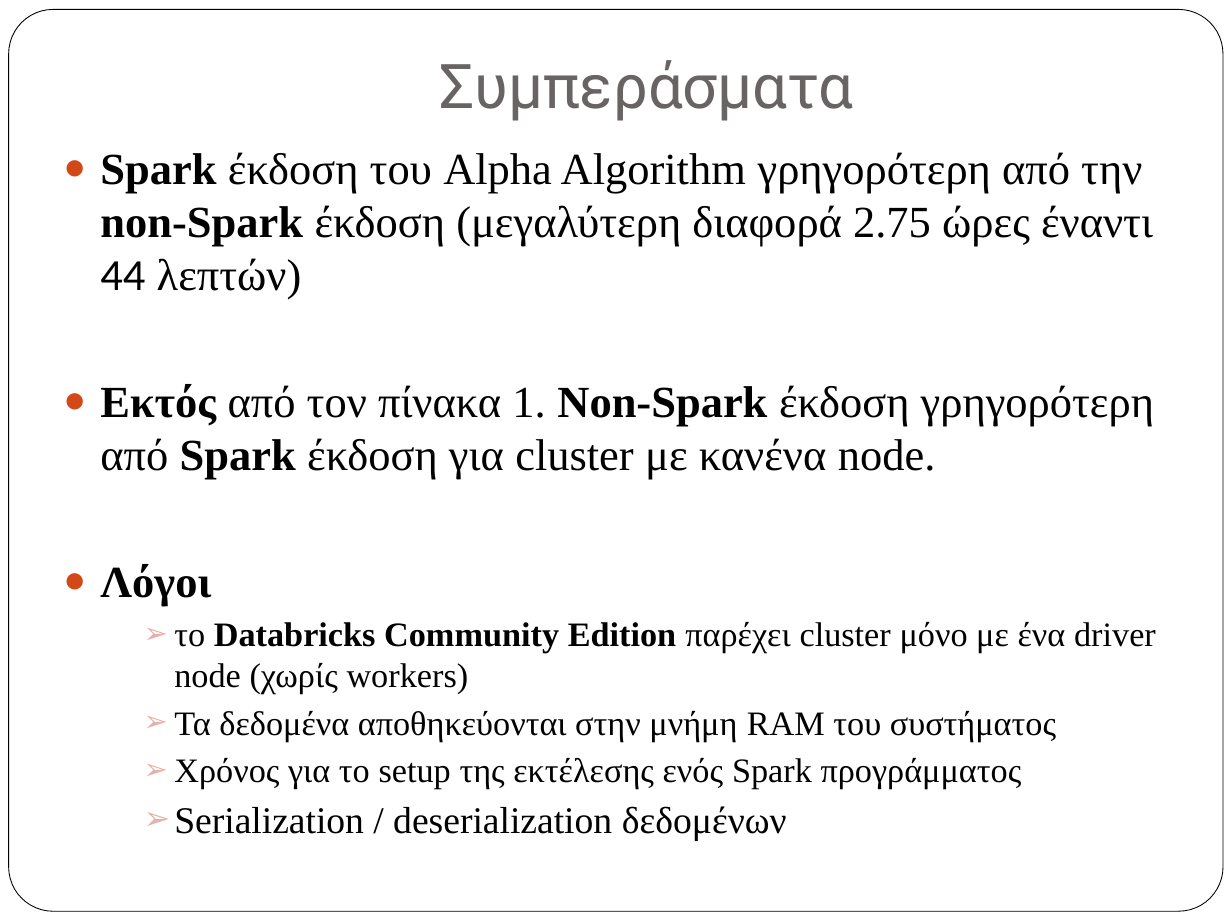
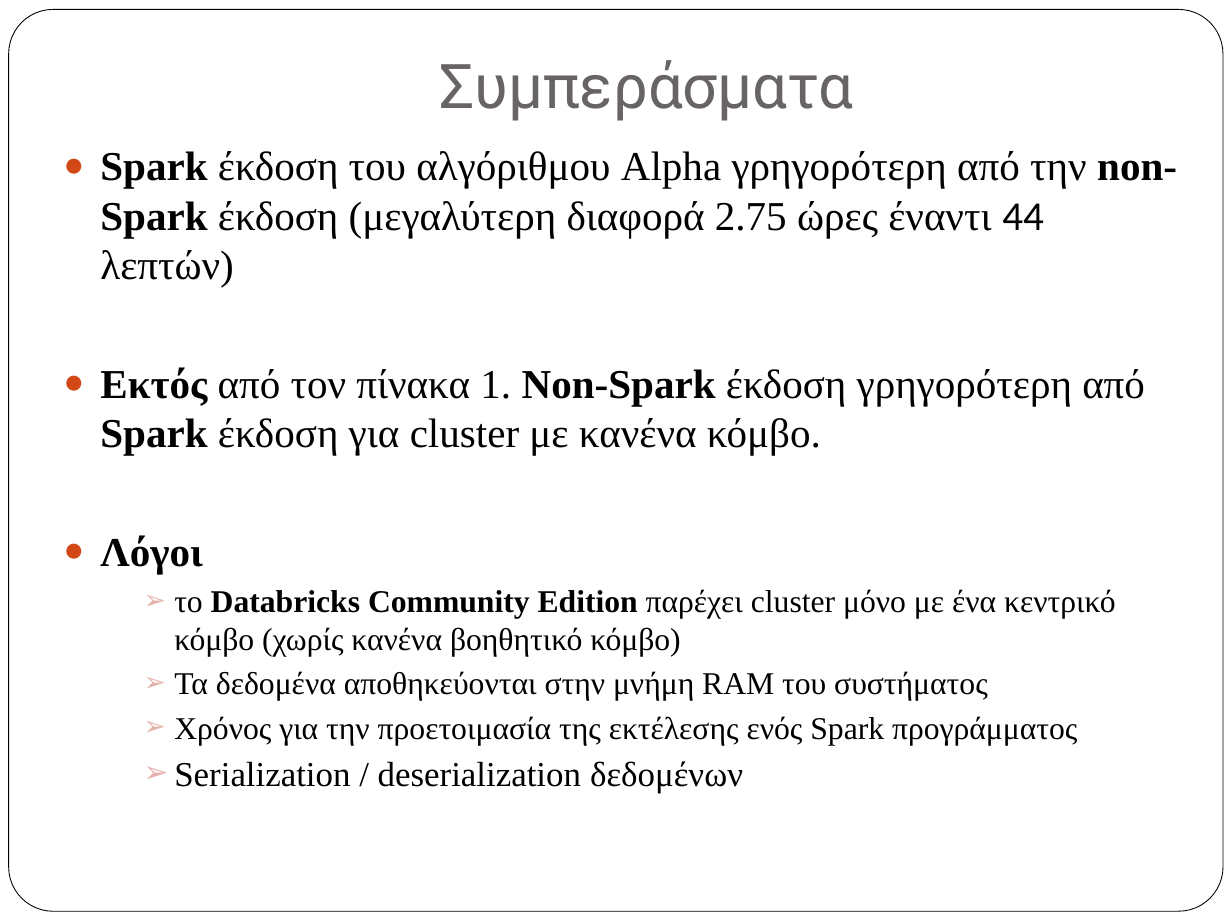
Before and after one commit to vlasisPit/alpha-algorithm-reports, a slide deck: slide 21 of excel/vlasisPitsios_masterThesis.pptx (slide 19 before the commit). Drawn at 1232x924 pixels with LibreOffice and Linux fonts; fonts in the diff are those of the drawing. Boxes give left, top, right and bottom in pixels: in the first picture for what was removed or moved away, otherwise in the second. Text is boxed around its words. In the diff, an @@ line names an element or a change of style, - is before the commit and + after.

```diff
--- a/excel/vlasisPitsios_masterThesis.pptx
+++ b/excel/vlasisPitsios_masterThesis.pptx
@@ text at [100, 151, 1177, 455]: text changed; size 26 to 24.1 pt @@
-● Spark έκδοση του Alpha Algorithm γρηγορότερη από την non-Spark έκδοση (μεγαλύτερη διαφορά 2.75 ώρες έναντι 44 λεπτών)
-● Εκτός από τον πίνακα 1. Non-Spark έκδοση γρηγορότερη από Spark έκδοση για cluster με κανένα node.
+● Spark έκδοση του αλγόριθμου Alpha γρηγορότερη από την non-Spark έκδοση (μεγαλύτερη διαφορά 2.75 ώρες έναντι 44 λεπτών)
+● Εκτός από τον πίνακα 1. Non-Spark έκδοση γρηγορότερη από Spark έκδοση για cluster με κανένα κόμβο.
@@ text at [100, 535, 988, 794]: size 26 to 24.1 pt in "Λόγοι"; size 20 to 18.5 pt in "Τα δεδομένα αποθηκεύονται στην μνήμη RAM του ..."; size 22 to 20.4 pt in "Serialization / deserialization δεδομένων" @@
@@ text at [174, 589, 1116, 656]: text changed; size 20 to 18.5 pt @@
-    ➢ το Databricks Community Edition παρέχει cluster μόνο με ένα driver node (χωρίς workers)
+    ➢ το Databricks Community Edition παρέχει cluster μόνο με ένα κεντρικό κόμβο (χωρίς κανένα βοηθητικό κόμβο)
@@ text at [174, 716, 1077, 745]: text changed; size 20 to 18.5 pt @@
-    ➢ Χρόνος για το setup της εκτέλεσης ενός Spark προγράμματος
+    ➢ Χρόνος για την προετοιμασία της εκτέλεσης ενός Spark προγράμματος
```
Also in this commit, not shown: 17 other slides changed, 3 slides added, 1 other file.
